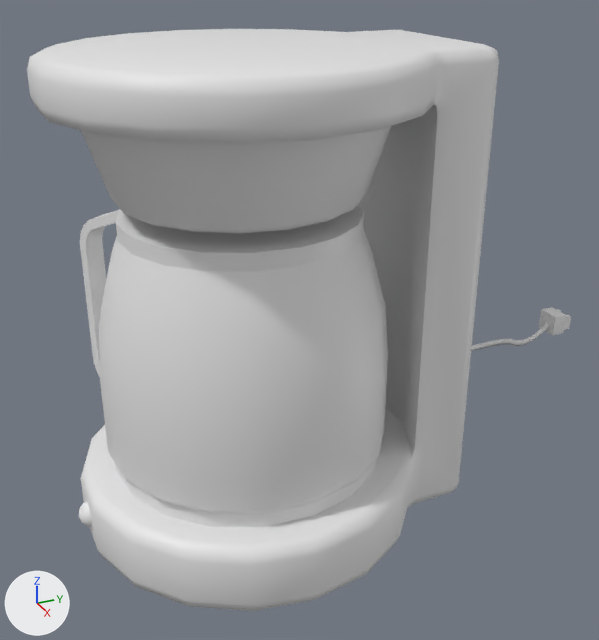
A saved change to the FBX model Assets/ART/Meshes/KITCHEN/SM_Coffee_Machine.fbx.
Before and after are seen from a 50 mm lens placed at (0.73, -0.266, 0.578), pointed at (-0.006, 0.065, 0.21). Arrows for +X, +Y and +Z are at lower left; the lights stay in place. The older version comes first. Where no turn or scale is listed for an object, it has been applied to the vertices.

The first picture shows 'SM_Coffee_Machine'.
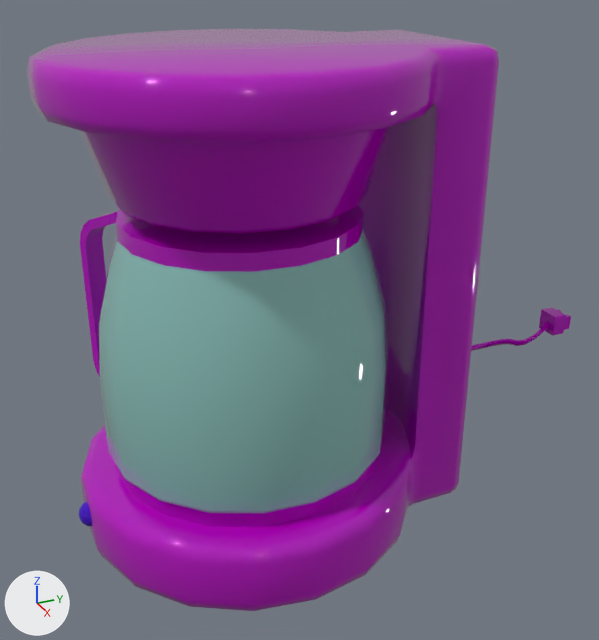
Changed parts and their boxes (x1, y1, x2, y2) in the pictures (599 x 640 px):
part 1 of me_mesh, recoloured (white to purple)
    both: (79, 501, 92, 527)
part 2 of me_mesh, recoloured (darker)
    both: (27, 29, 499, 487)
part 3 of me_mesh, recoloured (white to pink)
    both: (81, 361, 458, 611)
part 4 of me_mesh, recoloured (darker)
    both: (471, 307, 571, 351)
part 5 of me_mesh, recoloured (white to cyan)
    both: (99, 229, 388, 513)

What the commit changed:
Material 'M_Plastic_01' (mat_m_plastic_01) is new.
Its base color is (0.0474, 0.0, 0.5) (purple #3d00bc).
Its roughness is 0.0.
Material 'M_Glass' (mat_m_glass) is new.
Its base color is (0.25, 0.5, 0.468) (cyan #89bcb6).
Its roughness is 0.0.
Material 'M_Plastic_03' (mat_m_plastic_03) is new.
Its base color is (0.46, 0.0, 0.5) (pink #b500bc).
Its roughness is 0.0.
me_mesh has 708 vertices, 763 faces and spans x -0.18..0.18, y -0.188..0.423, z 0.0..0.492.
me_mesh is used by ob_sm_coffee_machine; location (0.0, 0.0, 0.0).
me_mesh part 1: 36 of the faces centred in x -0.011..0.014, y -0.187..-0.177, z 0.025..0.05 switch from no material to mat_m_plastic_01 (purple #3d00bc).
me_mesh part 2: 284 of the faces centred in x -0.175..0.175, y -0.177..0.227, z 0.202..0.492 switch from no material to mat_m_plastic_03 (pink #b500bc).
me_mesh part 3: 213 of the faces centred in x -0.175..0.175, y -0.177..0.225, z 0.0..0.126 switch from no material to mat_m_plastic_03 (pink #b500bc).
me_mesh part 4: 122 of the faces centred in x -0.054..0.016, y 0.247..0.423, z 0.099..0.161 switch from no material to mat_m_plastic_03 (pink #b500bc).
me_mesh part 5: 108 of the faces centred in x -0.146..0.146, y -0.146..0.146, z 0.093..0.309 switch from no material to mat_m_glass (cyan #89bcb6).
